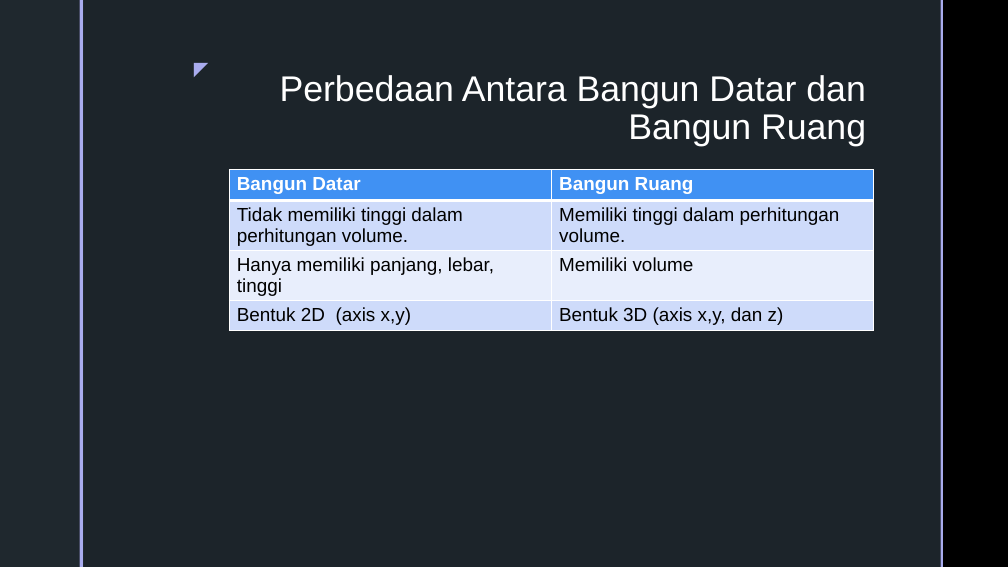
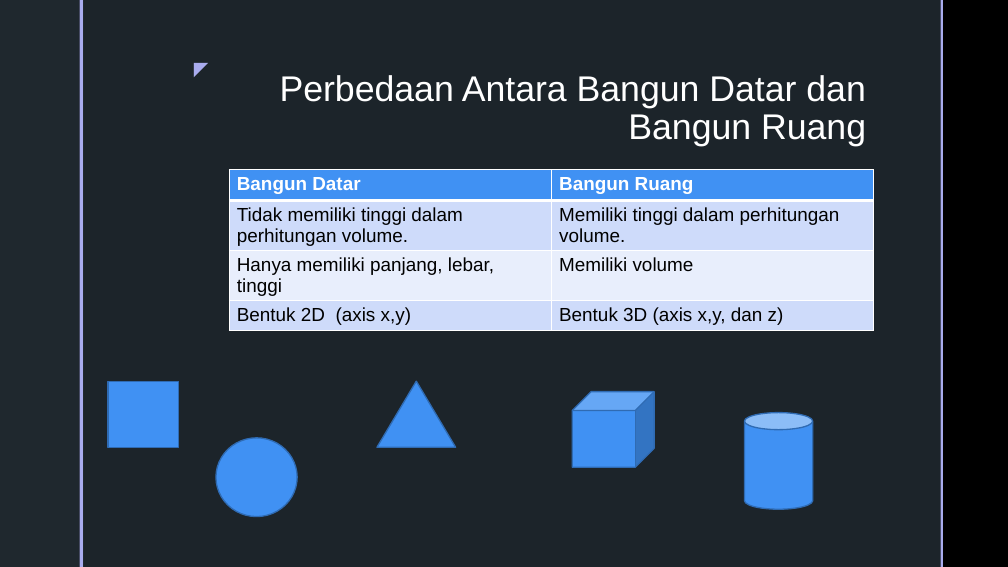
Before and after one commit to andiads/Nusacamp, a slide deck: slide 2 of WeeklyTest1 - OO Bangun Ruang dan Datar/Weekly Test 1.pptx. Drawn at 1008x567 pixels with LibreOffice and Linux fonts; fonts in the diff are those of the drawing; background and template pictures are left out. Boxes give left, top, right and bottom in pixels: in the first picture for what was removed or moved away, otherwise in the second. Text is boxed around its words. In the diff, an @@ line names an element or a change of style, - is before the commit and + after.

Commit message:
revise ppt

```diff
--- a/WeeklyTest1 - OO Bangun Ruang dan Datar/Weekly Test 1.pptx
+++ b/WeeklyTest1 - OO Bangun Ruang dan Datar/Weekly Test 1.pptx
@@ rectangle added at [108,381,178,448], fill #4091F3, outline #2F6BB4 1.25 pt @@
@@ triangle added at [377,381,456,448], fill #4091F3, outline #2F6BB4 1.25 pt @@
@@ cube added at [572,392,654,467], fill #4091F3, outline #2F6BB4 1.25 pt @@
@@ cylinder added at [745,413,813,510], fill #4091F3, outline #2F6BB4 1.25 pt @@
@@ ellipse added at [216,438,297,516], fill #4091F3, outline #2F6BB4 1.25 pt @@
```
